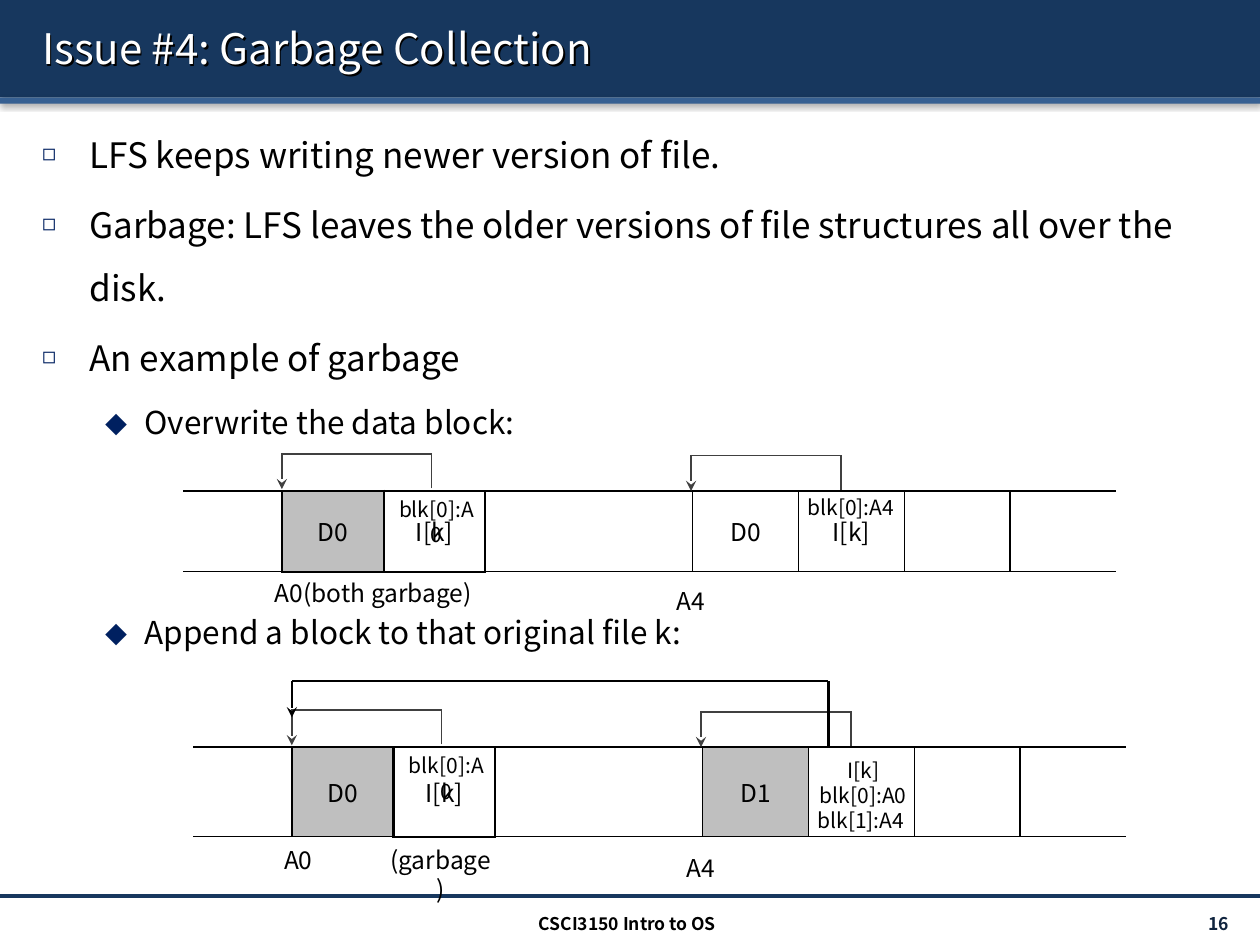
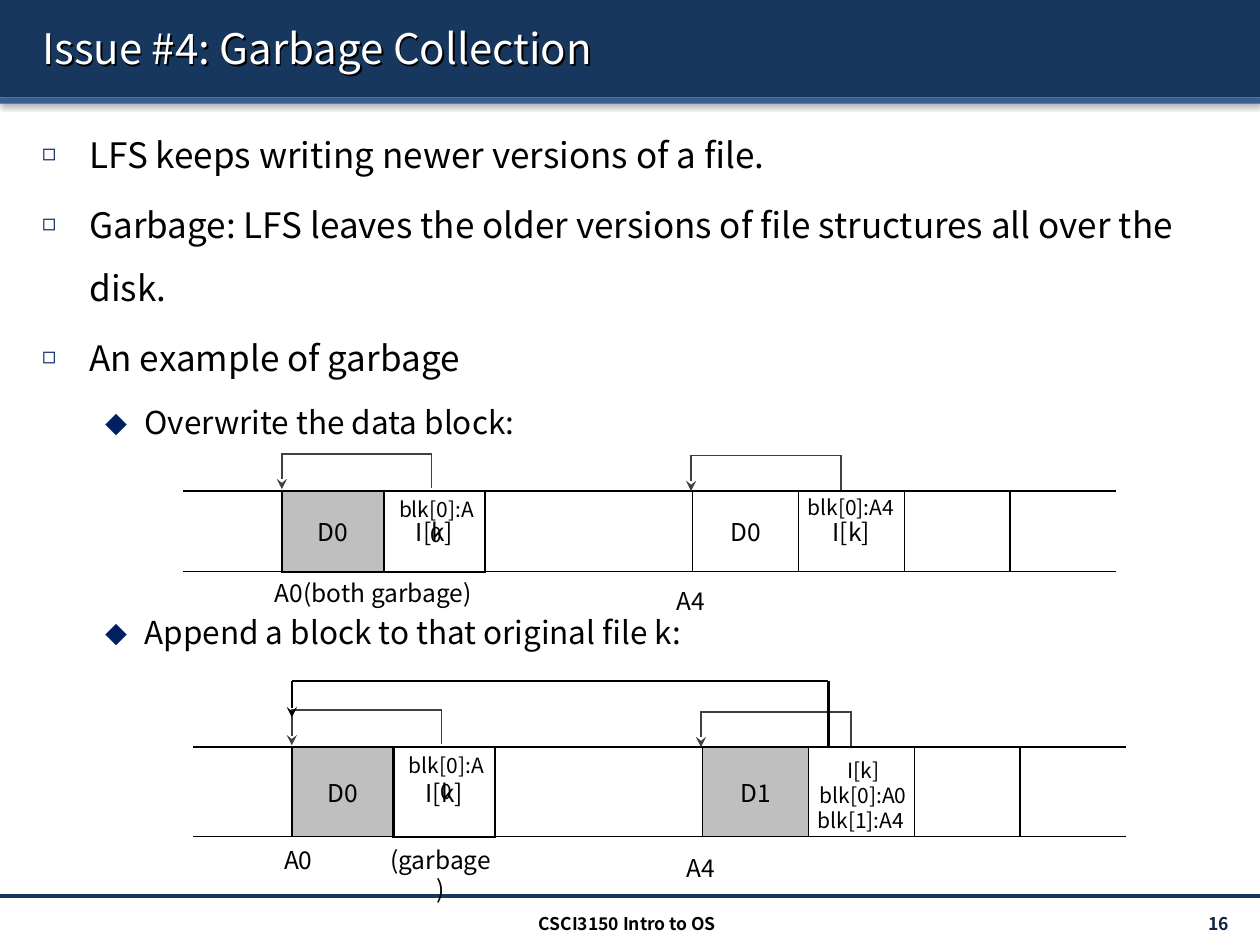
Before and after one commit to henryhxu/CSCI3150, a slide deck: slide 16 of lecture/lec15_lfs.pptx. Drawn at 1260x945 pixels with LibreOffice and Linux fonts; fonts in the diff are those of the drawing. Boxes give left, top, right and bottom in pixels: in the first picture for what was removed or moved away, otherwise in the second. Text is boxed around its words. In the diff, an @@ line names an element or a change of style, - is before the commit and + after.

```diff
--- a/lecture/lec15_lfs.pptx
+++ b/lecture/lec15_lfs.pptx
@@ text at [89, 139, 765, 177]: text changed @@
-◻ LFS keeps writing newer version of file.
+◻ LFS keeps writing newer versions of a file.
```
Also in this commit, not shown: 3 other slides changed, 1 other file.
